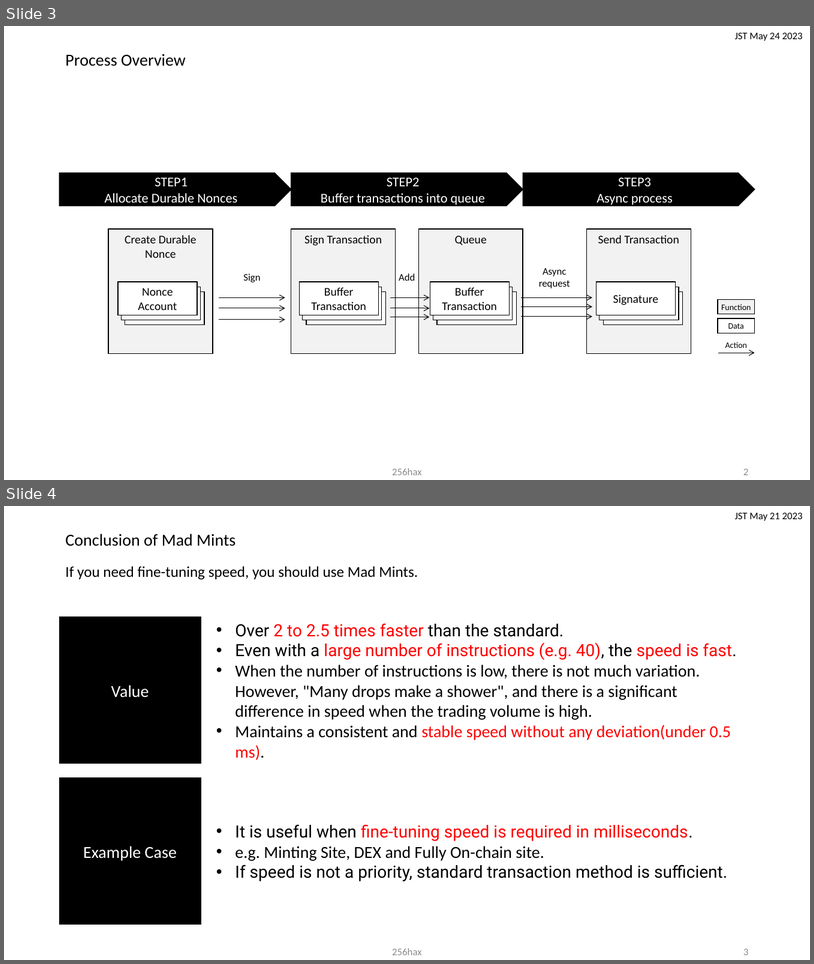
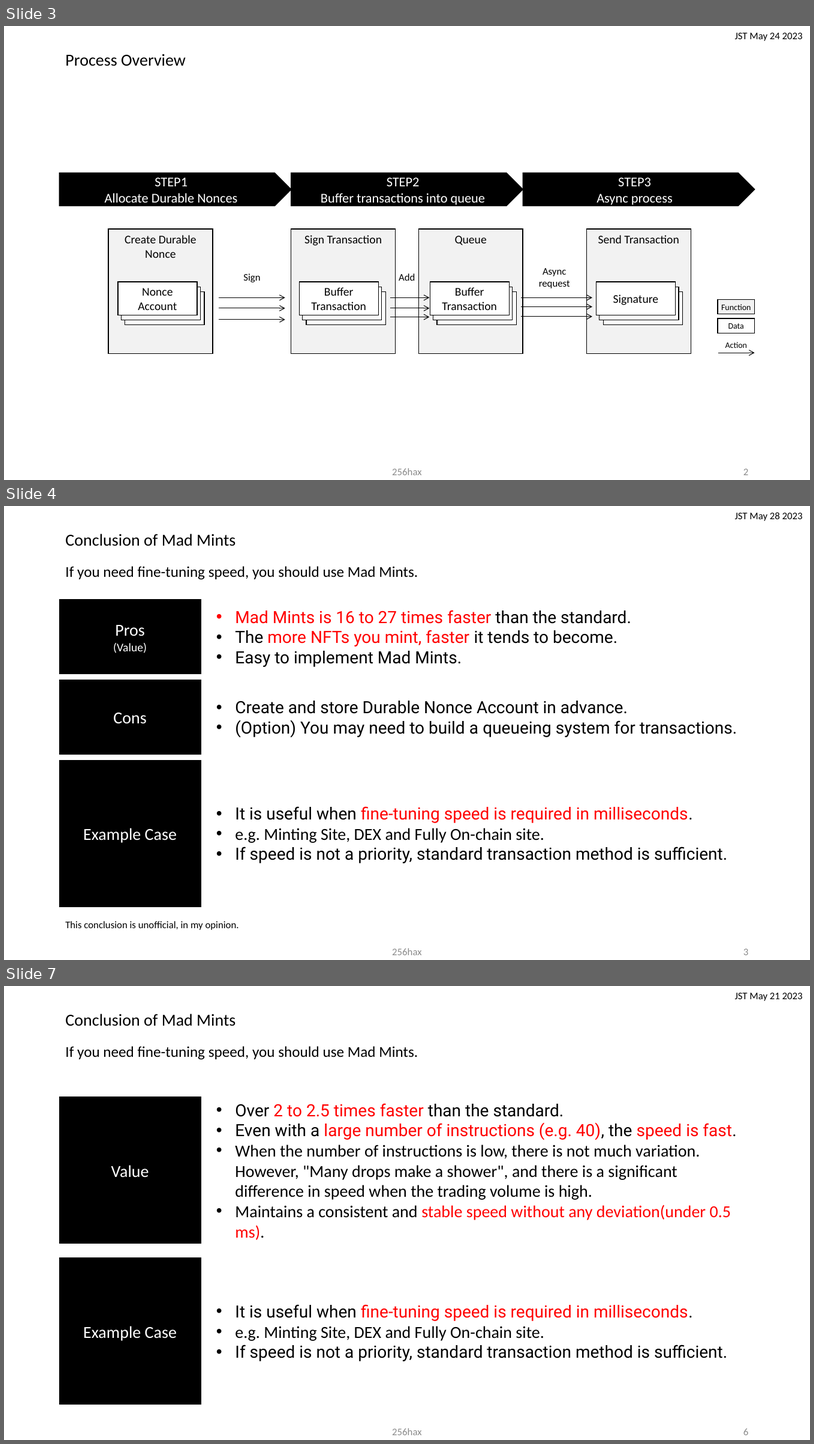
Before and after one commit to 256hax/mad-mints, a slide deck: docs/Mad-Mints.pptx. Shown one above the other, each under a label of ours: slides 3 and 4 before the commit, slides 3, 4 and 7 after it; the slides between them are not shown. The pictures are 814x964 and 814x1444 pixels, drawn with LibreOffice and Linux fonts; fonts in the diff are those of the drawing; background and template pictures are left out. Boxes give left, top, right and bottom in pixels: in the first picture for what was removed or moved away, otherwise in the second. Text is boxed around its words. In the diff, an @@ line names an element or a change of style, - is before the commit and + after.

```diff
--- a/docs/Mad-Mints.pptx
+++ b/docs/Mad-Mints.pptx
@@ slide 4 added at bbox=[4, 506, 810, 960], background #FFFFFF @@
@@ text added at bbox=[735, 512, 803, 521], 12 pt, text #000000 @@
+JST May 28 2023
@@ title added at bbox=[65, 534, 236, 546], 20 pt, text #000000 @@
+Conclusion of Mad Mints
@@ text added at bbox=[65, 566, 418, 580], 18 pt, text #000000 @@
+If you need fine-tuning speed, you should use Mad Mints.
@@ group added at bbox=[60, 599, 738, 906]: 3 rectangles, 3 texts @@
+Pros
+(Value)
+• Mad Mints is 16 to 27 times faster than the standard.
+• The more NFTs you mint, faster it tends to become.
+• Easy to implement Mad Mints.
+Example Case
+• It is useful when fine-tuning speed is required in milliseconds.
+• e.g. Minting Site, DEX and Fully On-chain site.
+• If speed is not a priority, standard transaction method is sufficient.
+Cons
+• Create and store Durable Nonce Account in advance.
+• (Option) You may need to build a queueing system for transactions.
@@ text added at bbox=[65, 921, 239, 930], 12 pt, text #000000 @@
+This conclusion is unofficial, in my opinion.
@@ text added at bbox=[392, 948, 422, 955], 12 pt, text #8C8C8C @@
+256hax
@@ page number added at bbox=[744, 948, 749, 955], 12 pt, text #8C8C8C @@
+3
@@ what was slide 4 is now slide 7 @@
@@ page number at bbox=[744, 1428, 749, 1435]: text changed @@
-3
+6
```
Also in this commit, not shown: 3 slides changed, 1 other slide added.
